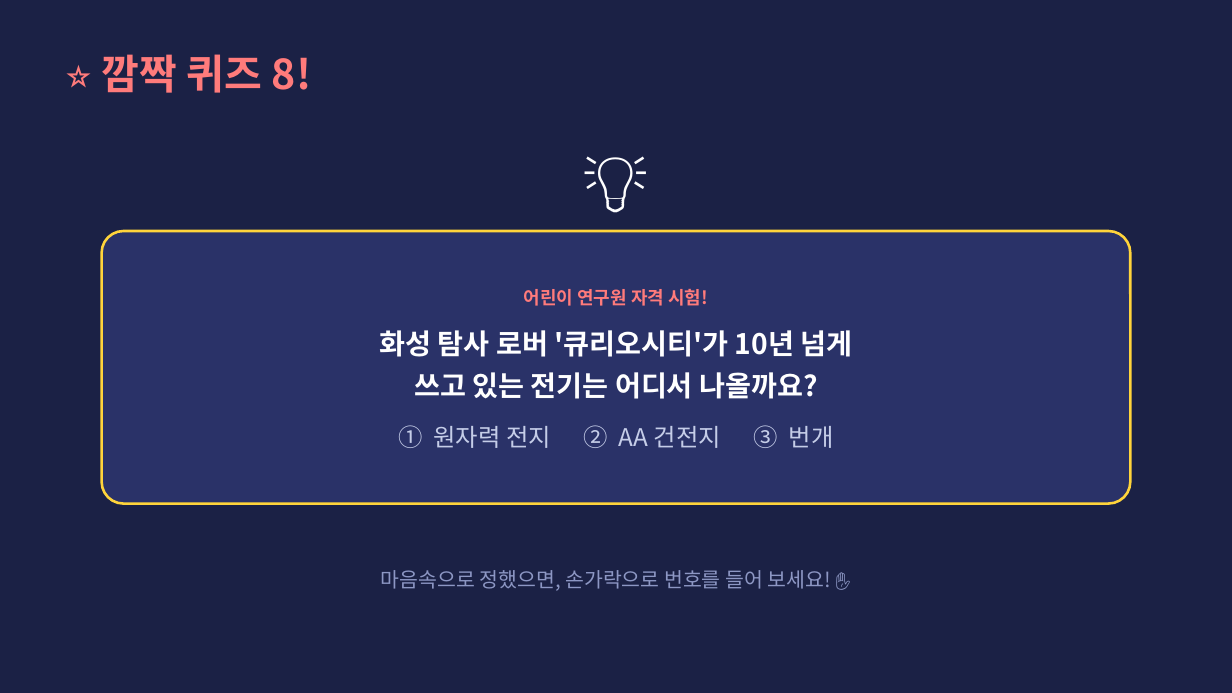
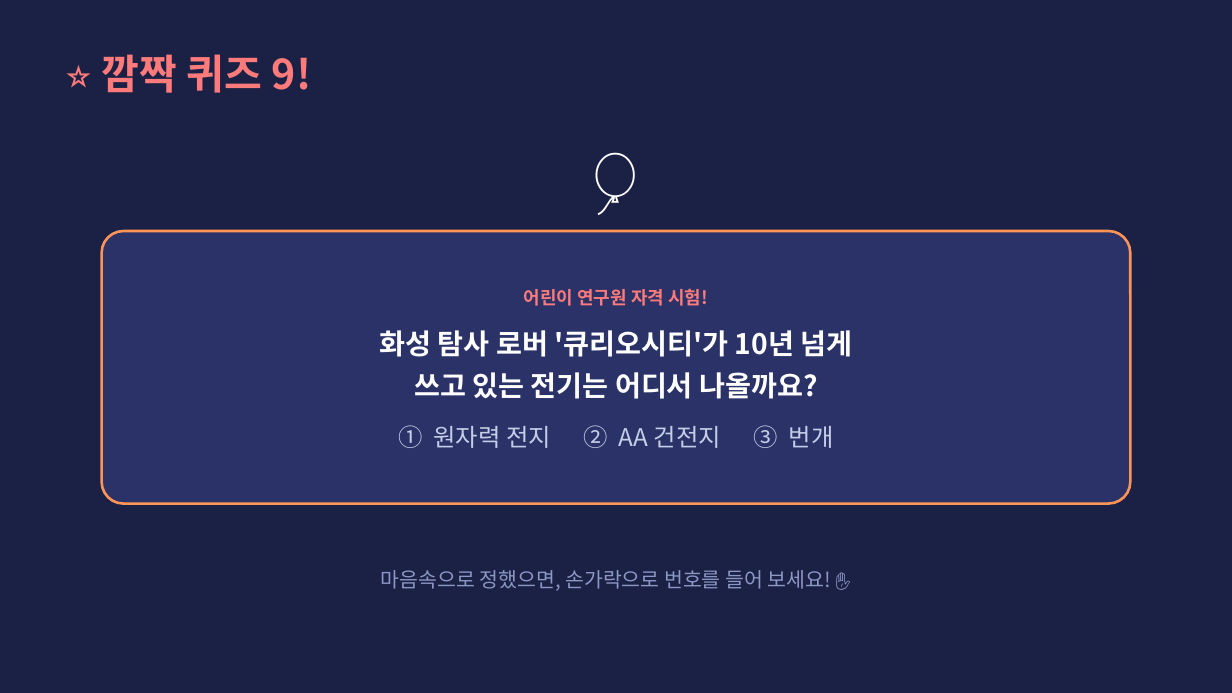
Before and after one commit to parksang-jun/ecture-materials, a slide deck: slide 44 of 강의자료/1일 어린이 연구원_초등 3-4학년용.pptx (slide 37 before the commit). Drawn at 1232x693 pixels with LibreOffice and Linux fonts; fonts in the diff are those of the drawing. Boxes give left, top, right and bottom in pixels: in the first picture for what was removed or moved away, otherwise in the second. Text is boxed around its words. In the diff, an @@ line names an element or a change of style, - is before the commit and + after.

```diff
--- a/강의자료/1일 어린이 연구원_초등 3-4학년용.pptx
+++ b/강의자료/1일 어린이 연구원_초등 3-4학년용.pptx
@@ text at bbox=[102, 54, 311, 93]: text changed @@
-⭐ 깜짝 퀴즈 8!
+⭐ 깜짝 퀴즈 9!
@@ text at bbox=[60, 116, 1172, 226]: text changed @@
-💡
+🎈
@@ rounded rectangle "어린이 연구원 자격 시험!" at bbox=[102, 231, 1130, 504]: outline #FFD43B 2 pt to #FF9457 2 pt @@
```
Also in this commit, not shown: 9 other slides changed, 7 slides added, 2 other files.
